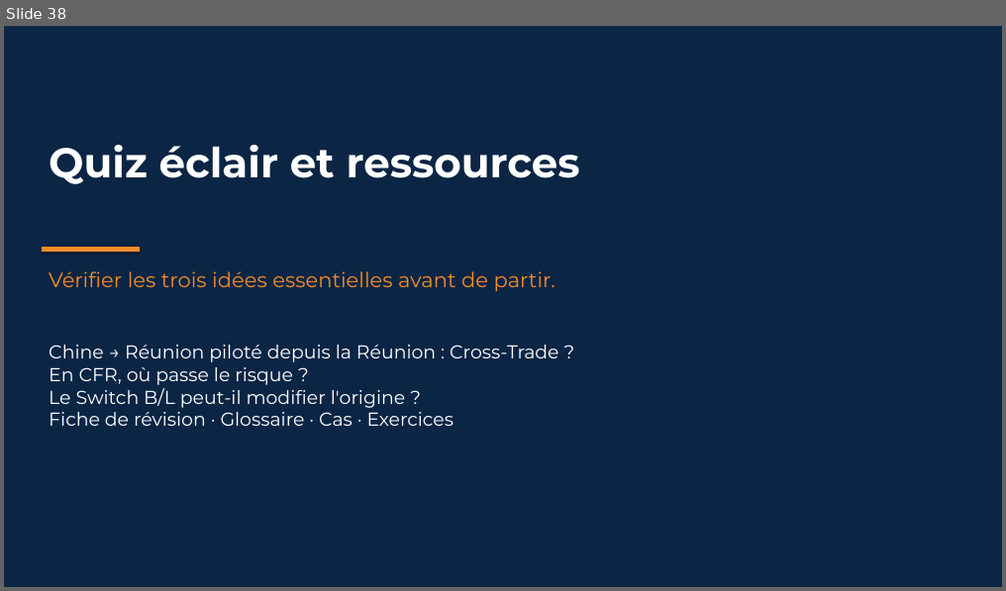
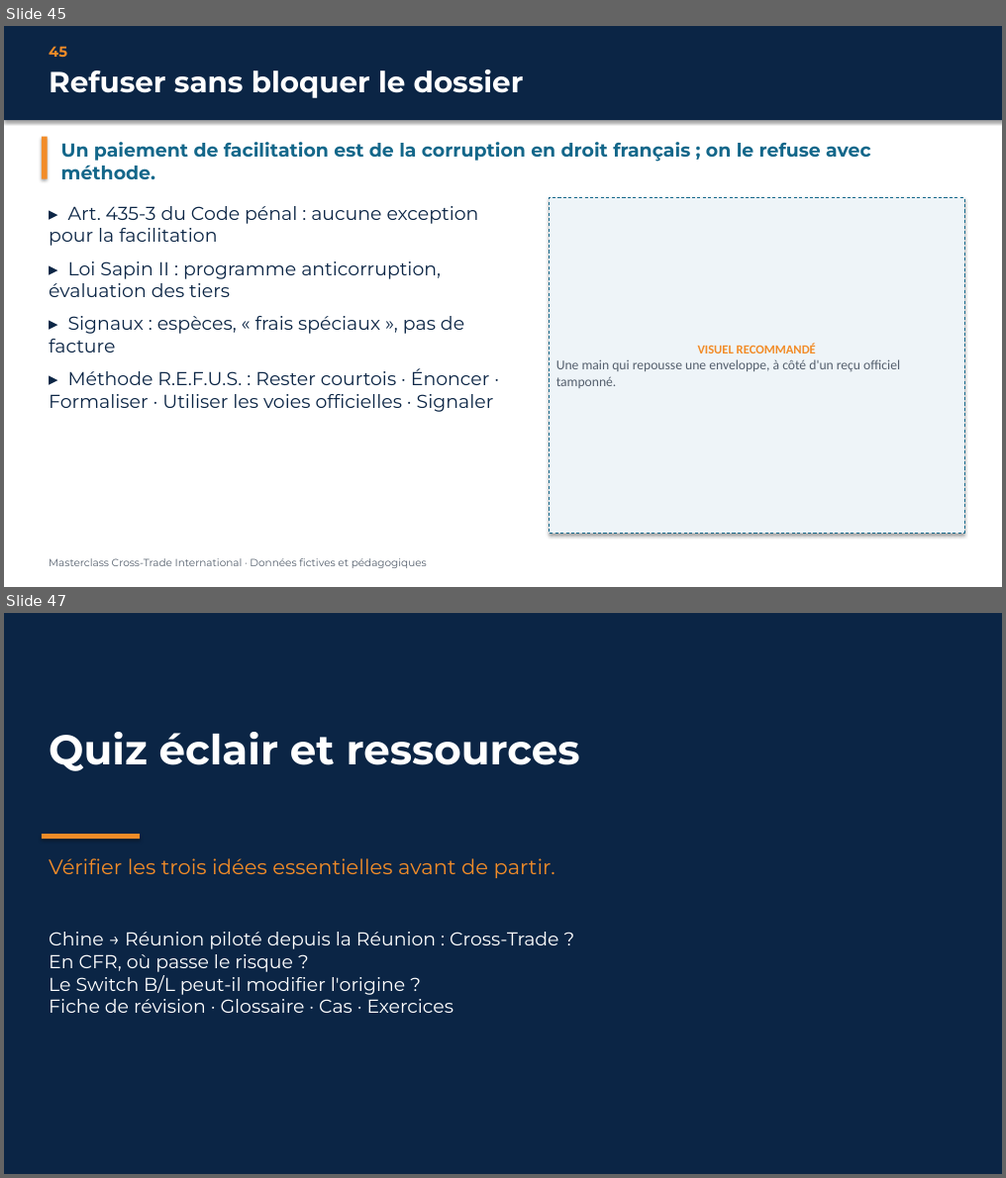
Before and after one commit to houzaifahr974-cyber/houzaifahr974-cyber, a slide deck: masterclass-cross-trade/Masterclass-Cross-Trade.pptx. Shown one above the other, each under a label of ours: slide 38 before the commit, slides 45 and 47 after it; the slides between them are not shown. The pictures are 1006x591 and 1006x1178 pixels, drawn with LibreOffice and Linux fonts; fonts in the diff are those of the drawing. Boxes give left, top, right and bottom in pixels: in the first picture for what was removed or moved away, otherwise in the second. Text is boxed around its words. In the diff, an @@ line names an element or a change of style, - is before the commit and + after.

```diff
--- a/masterclass-cross-trade/Masterclass-Cross-Trade.pptx
+++ b/masterclass-cross-trade/Masterclass-Cross-Trade.pptx
@@ slide 45 added at (4,26,1002,587), background #FFFFFF @@
@@ rectangle added at (4,26,1002,120), fill #0B2545 @@
@@ text added at (49,46,67,57), 14 pt, text #F28C28, bold @@
+45
@@ text added at (49,70,524,98), 28 pt, text #FFFFFF, bold @@
+Refuser sans bloquer le dossier
@@ rectangle added at (42,137,48,179), fill #F28C28 @@
@@ text added at (61,142,871,179), 18 pt, text #13678A, bold @@
+Un paiement de facilitation est de la corruption en droit français ; on le refuse avec méthode.
@@ rectangle added at (549,198,964,534), fill #EEF4F8, outline #13678A 0.75 pt dashed, 13 pt, text #55606E @@
+VISUEL RECOMMANDÉ
+Une main qui repousse une enveloppe, à côté d'un reçu officiel tamponné.
@@ text added at (49,206,494,412), 18 pt, text #0B2545 @@
+▸ Art. 435-3 du Code pénal : aucune exception pour la facilitation
+▸ Loi Sapin II : programme anticorruption, évaluation des tiers
+▸ Signaux : espèces, « frais spéciaux », pas de facture
+▸ Méthode R.E.F.U.S. : Rester courtois · Énoncer · Formaliser · Utiliser les voies officielles · Signaler
@@ text added at (49,559,427,569), 10 pt, text #55606E @@
+Masterclass Cross-Trade International · Données fictives et pédagogiques
@@ what was slide 38 is now slide 47 @@
```
Also in this commit, not shown: 1 slide changed, 8 other slides added, 14 other files.
